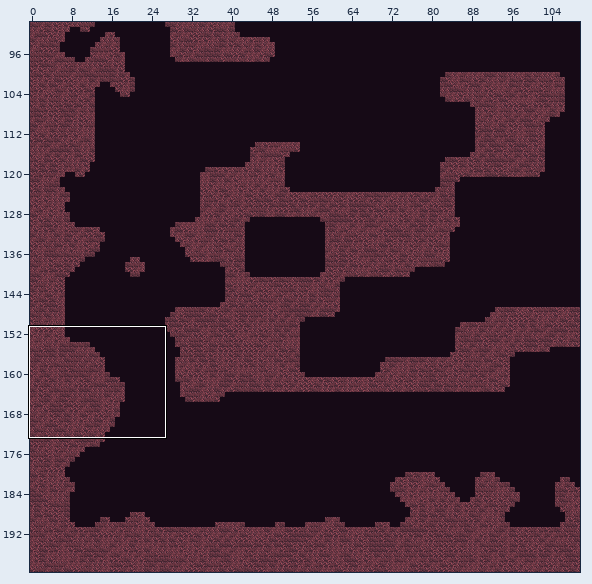
Two versions of a level (Tiled map, android/assets/maps/level1.tmx). The first picture is a wide view before the edit; the outline marks the close-up.
Close-up. Before the edit:
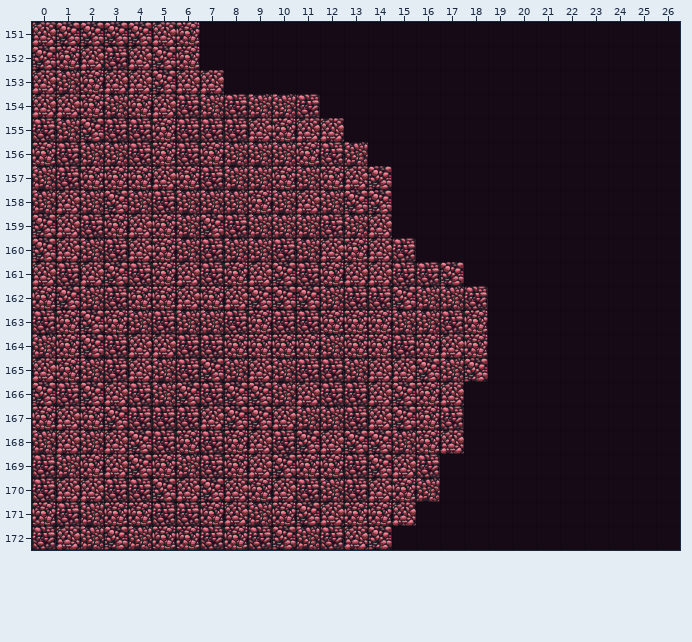
Cells are 64x64 px. Shown: x 0..26, y 151..172. The commit also changed other parts of the map, which this record leaves out.
The same view after the edit:
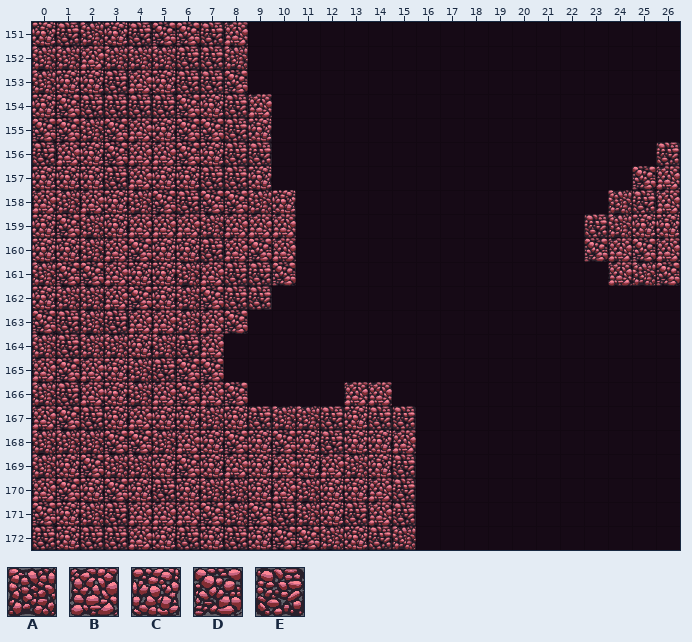
Key: from "tileMapGutter": A 5, B 6, C 7, D 8, E 9.
_ is an empty cell.
Tiles replaced or removed in this view: A, B, C, D, E.
Changes in this commit:
Changed rows in their new state; . is an unchanged cell.
Layer "terrain":
first column x 0:
151 CEACEDDEB..................
152 AA.AAAEEA..................
153 AC.E.CEED..................
154 CDEEEEDC.B__...............
155 DDADB.DD.C___..............
156 EBCDBBD.EE____............E
157 CC.EBC..EC_____..........DB
158 BABC.DEDDAC____.........AEB
159 CDA..BBABBB____........EACC
160 CC.BD.C.BDB_____.......DBDB
161 ADDBC.ABEE._______......BAD
162 .A.BD.ADEE_________........
163 DEAEBB.BD__________........
164 .EAACA.B___________........
165 .DBCAED.___________........
166 A.BCAB.B.____B.___.........
167 BDECBCCACEA.ECEE__.........
168 .A.D.ABCDCDCECCB__.........
169 ACDAA.DCBCB.BACE_..........
170 BDCDCECAA..ACC.E_..........
171 DC.EBBBDADEACEBE...........
172 .CEEB.ECEC.DACEA...........
Boxes around the changes in both close-ups, in picture pixels (x1, y1, x2, y2):
changed: (32, 22, 488, 550)
added: (584, 142, 680, 286)
